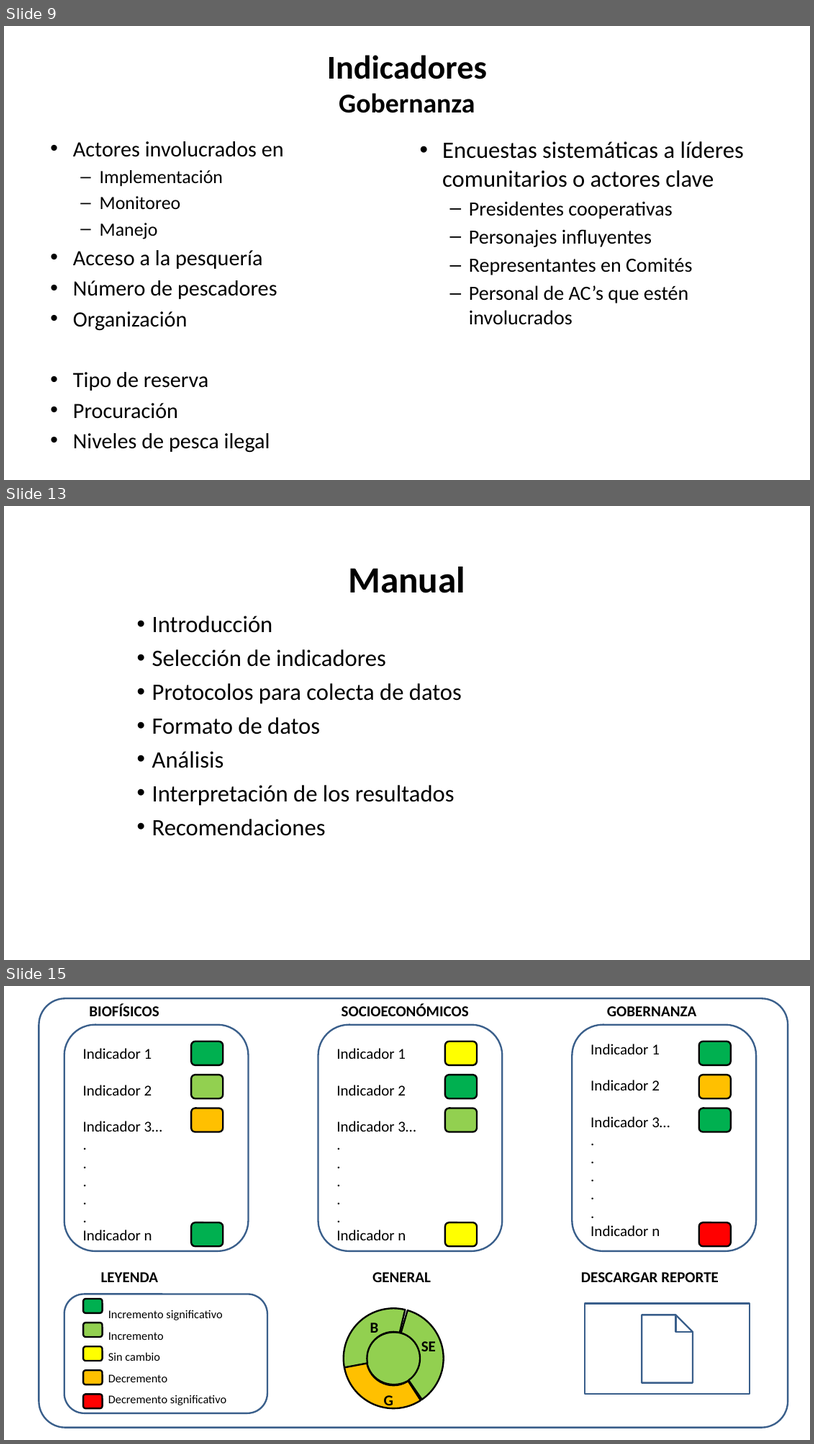
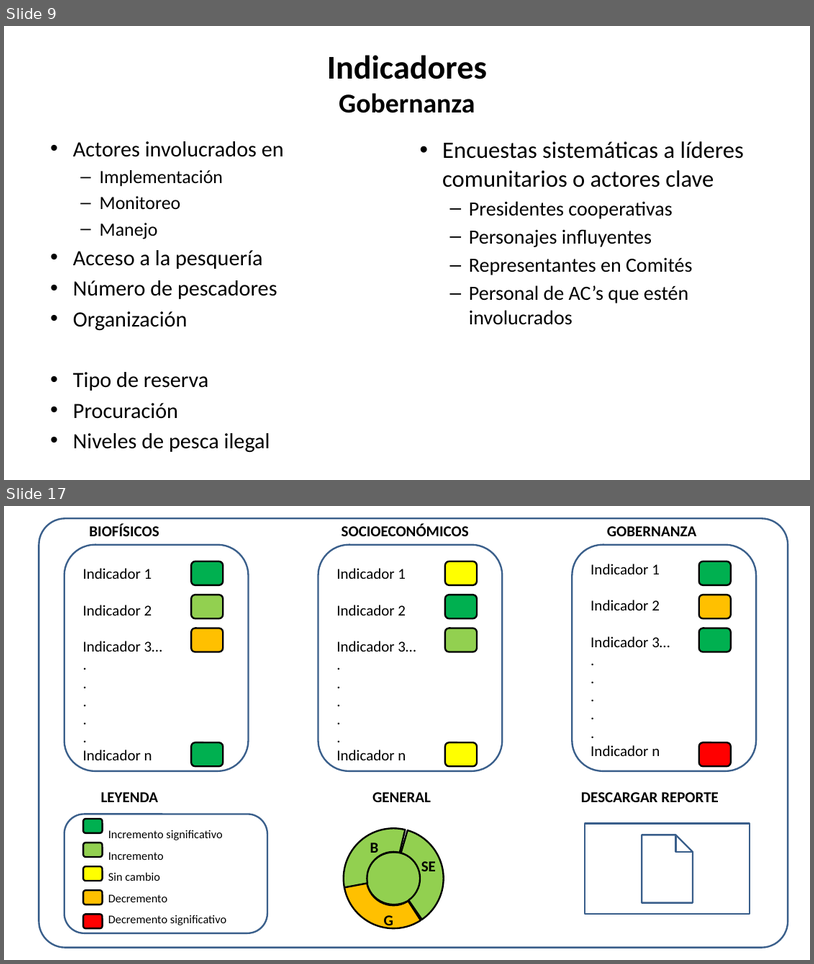
Before and after one commit to turfeffect/Docs, a slide deck: Presentations/Workshop in Mexico/Mexico Workshop.pptx. Shown one above the other, each under a label of ours: slides 9, 13 and 15 before the commit, slides 9 and 17 after it; the slides between them are not shown. The pictures are 814x1444 and 814x964 pixels, drawn with LibreOffice and Linux fonts; fonts in the diff are those of the drawing. Boxes give left, top, right and bottom in pixels: in the first picture for what was removed or moved away, otherwise in the second. Text is boxed around its words. In the diff, an @@ line names an element or a change of style, - is before the commit and + after.

```diff
--- a/Presentations/Workshop in Mexico/Mexico Workshop.pptx
+++ b/Presentations/Workshop in Mexico/Mexico Workshop.pptx
@@ slide 13 removed at (4, 506, 810, 960), background #FFFFFF @@
@@ text removed at (348, 566, 466, 593) @@
-Manual
@@ text removed at (152, 615, 462, 836) @@
-• Introducción
-• Selección de indicadores
-• Protocolos para colecta de datos
-• Formato de datos
-• Análisis
-• Interpretación de los resultados
-• Recomendaciones
@@ what was slide 15 is now slide 17 @@
```
Also in this commit, not shown: 5 slides changed, 8 other slides removed, 31 other files.
